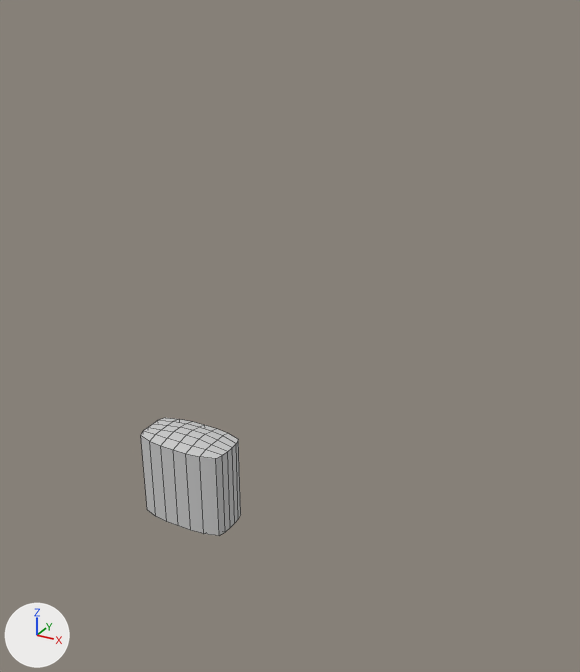
The FBX model Assets/Prefabs/boost.FBX, before and after one commit.
Both versions are drawn from a camera (50 mm lens) standing at (3.46, -4.68, 4.52) and looking at (0.84, 0.08, 2.14). Lighting does not change. The marker at lower left points along +X, +Y and +Z. Mesh edges are drawn as thin lines. Where no turn or scale is listed for an object, it has been applied to the vertices.
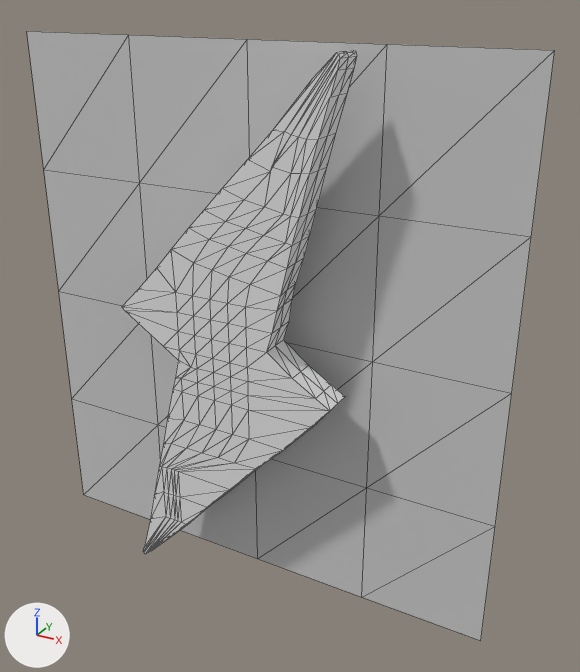
Pixel boxes [x1, y1, x2, y2] of what changed, in the pictures (580 x 672 px):
'Plane001', added: after [27, 31, 554, 641]
'Box001', reshaped, moved, turned, rescaled: before [141, 418, 241, 536]; after [122, 50, 357, 554]

Patch to the scene script:
```diff
--- a/Assets/Prefabs/boost.FBX.py
+++ b/Assets/Prefabs/boost.FBX.py
@@ mat_material__28 @@
+mat_material__28 = principled_material('Material #28')
+mat_material__28.base_color = (0.588, 0.588, 0.588)  # light grey #cacaca
+mat_material__28.roughness = 0.859
@@ me_mesh @@
 # used by ob_box001; location = (-0.123, 0.071, 0.24); scale = (0.0254, 0.0115, 0.0254)
-me_mesh.from_pydata(...)  # 84 vertices, 82 faces; spans x -16.1..16.0, y -19.7..20.2, z -1.6..31.7
-me_mesh.materials.append(mat_13___default)  # light grey #cacaca
+me_mesh.from_pydata(...)  # 318 vertices, 632 faces; spans x -38.0..44.7, y -90.7..69.8, z 8.5..17.7
+# me_mesh part 1: 84 vertices removed from x -16.1..16.0, y -19.7..20.2, z -1.6..31.7; 318 vertices added at x -38.0..44.7, y -90.7..69.8, z 8.5..17.7
@@ me_mesh_1 @@
+me_mesh_1.from_pydata(...)  # 25 vertices, 32 faces; spans x -1.93..1.93, y 0.0, z -2.07..2.07
+me_mesh_1.materials.append(mat_material__28)  # its picture is missing
@@ ob_box001 @@
 ob_box001 = bpy.data.objects.new('Box001', me_mesh)
-ob_box001.location = (-0.123, 0.071, 0.24)
-ob_box001.scale = (0.0254, 0.0115, 0.0254)
+ob_box001.location = (0.511, 0.0, 2.393)
+ob_box001.rotation_euler = (1.571, 0.0, 0.0)  # degrees (90, 0, 0)
+ob_box001.scale = (0.0209, 0.0254, 0.0254)
@@ ob_plane001 @@
+ob_plane001 = bpy.data.objects.new('Plane001', me_mesh_1)
+ob_plane001.location = (0.573, 0.0, 2.119)
```
